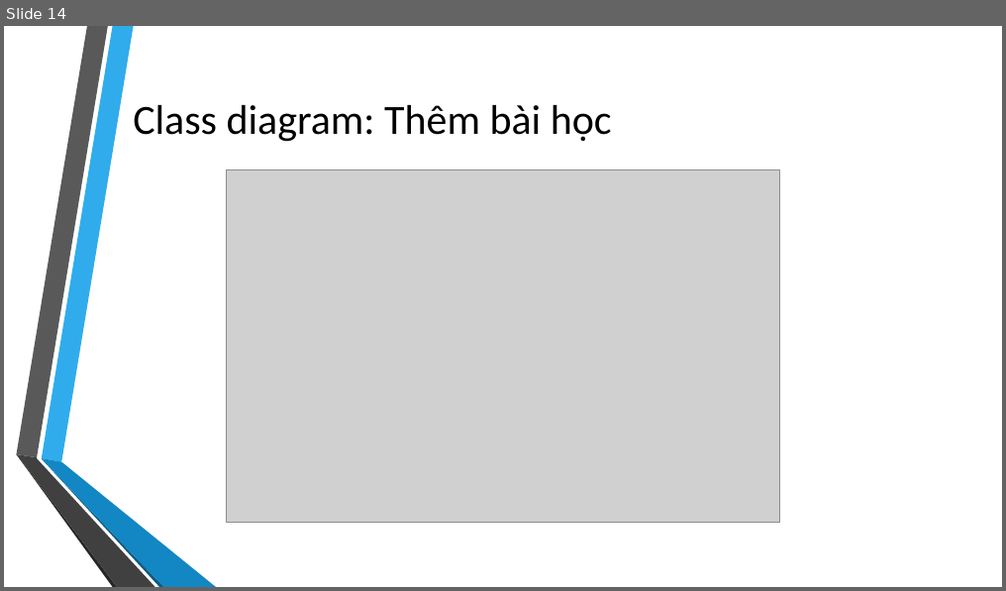
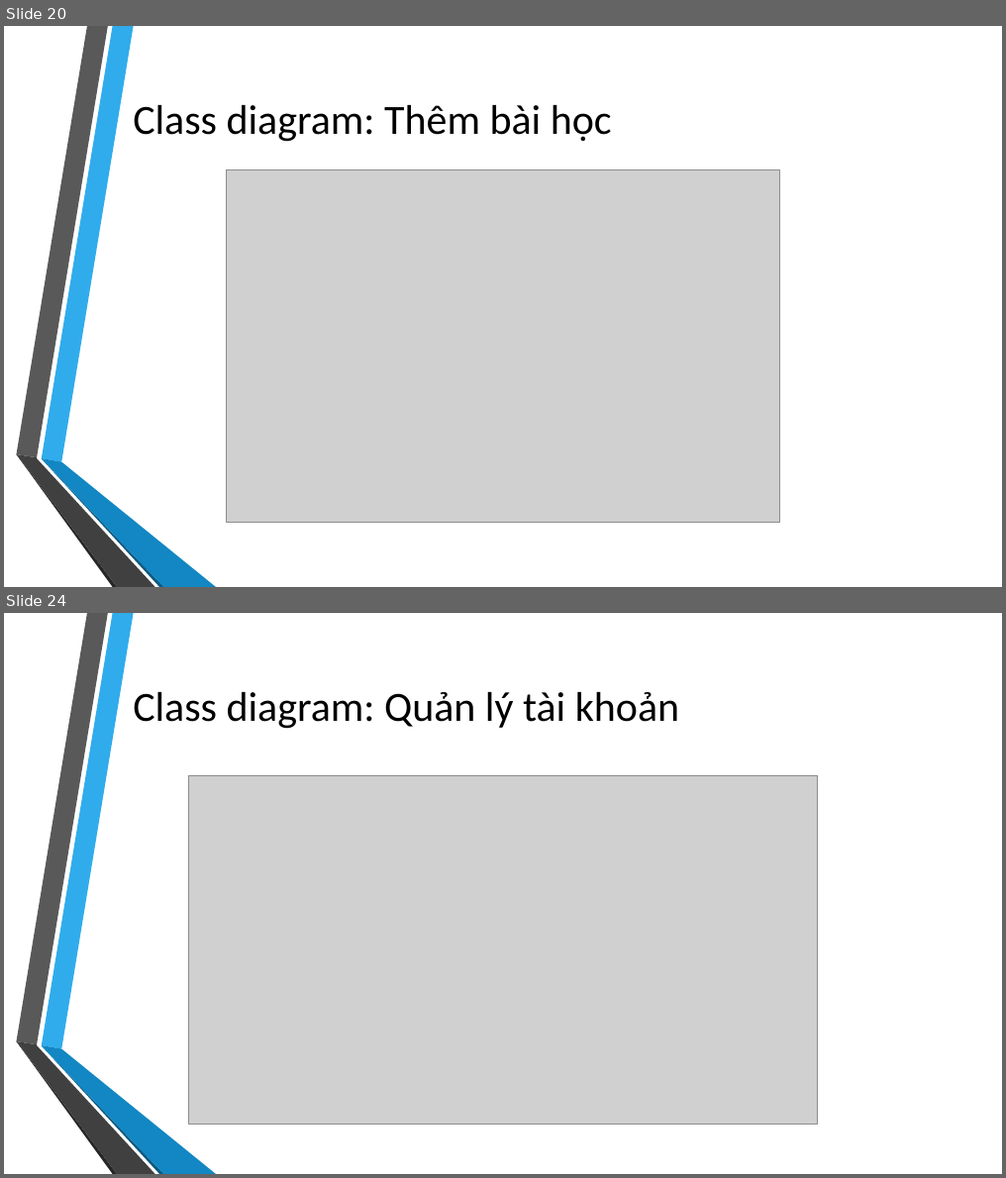
Before and after one commit to takiet60/SoftwareEngineering, a slide deck: CNPM.pptx. Shown one above the other, each under a label of ours: slide 14 before the commit, slides 20 and 24 after it; the slides between them are not shown. The pictures are 1006x591 and 1006x1178 pixels, drawn with LibreOffice and Linux fonts; fonts in the diff are those of the drawing; grey boxes stand for pictures; background and template pictures are left out. Boxes give left, top, right and bottom in pixels: in the first picture for what was removed or moved away, otherwise in the second. Text is boxed around its words. In the diff, an @@ line names an element or a change of style, - is before the commit and + after.

```diff
--- a/CNPM.pptx
+++ b/CNPM.pptx
@@ slide 24 added at [4, 613, 1002, 1174], background picture (left out); not listed: 6 template elements that a slide beside it also shows @@
@@ title added at [133, 692, 679, 729], 40 pt, text #000000 @@
+Class diagram: Quản lý tài khoản
@@ picture added at [188, 775, 818, 1125] @@
@@ what was slide 14 is now slide 20 @@
```
Also in this commit, not shown: 9 other slides added, 1 other file.
